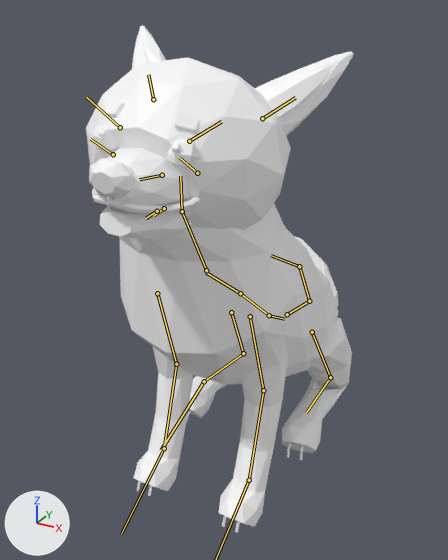
What one commit did to the glTF model cozy_shiba_inu.glb.
One viewpoint serves both versions: a 50 mm camera at (0.51, -0.958, 0.897) aimed at (-0.043, 0.048, 0.394). Every picture has the same lights, and +X, +Y and +Z are marked at lower left. The picture after the commit comes second. Both versions are drawn at frame 12 of the action 'Pet_Head_Bliss'; the numbers are the values there. The bones that change, and the others that lie on the model, are drawn over the model as lines.

The first picture shows 'Shiba_Mesh'.
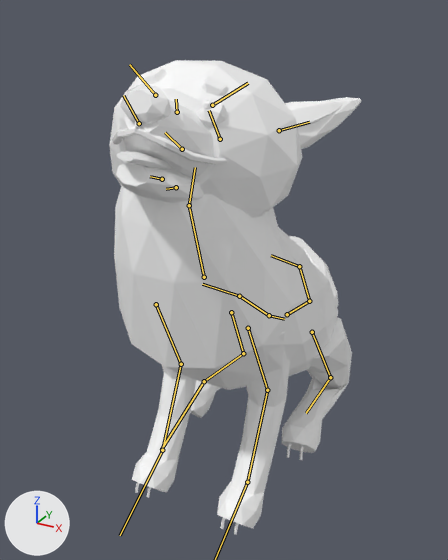
What the commit changed:
Bone 'Spine' (bone_spine) turns from (6, 0, 0) to (8, 0, 0) degrees about its own x, y and z.
Bone 'Chest' (bone_chest) turns from (6, 0, 0) to (10, 0, 0) degrees about its own x, y and z.
Bone 'Leg_Front_Upper.L' (bone_leg_front_upper_l) turns from (38, 0, 1) to (40, 0, 1) degrees about its own x, y and z.
Bone 'Leg_Front_Lower.L' (bone_leg_front_lower_l) turns from (-23, 0, 0) to (-39, 0, 0) degrees about its own x, y and z.
Bone 'Paw_Front.L' (bone_paw_front_l) turns from (12, 0, 0) to (20, 0, 0) degrees about its own x, y and z.
Bone 'Leg_Front_Upper.R' (bone_leg_front_upper_r) turns from (38, 0, -1) to (40, 0, -1) degrees about its own x, y and z.
Bone 'Leg_Front_Lower.R' (bone_leg_front_lower_r) turns from (-23, 0, 0) to (-39, 0, 0) degrees about its own x, y and z.
Bone 'Paw_Front.R' (bone_paw_front_r) turns from (12, 0, 0) to (20, 0, 0) degrees about its own x, y and z.
Bone 'Neck' (bone_neck) moves from (0.0, 0.0, 0.0) to (0.0, 0.008, -0.004).
Bone 'Neck' (bone_neck) turns from (28, 0, 0) to (9, 0, 0) degrees about its own x, y and z.
Bone 'Head' (bone_head) turns from (-13, 1, -6) to (-22, 1, -5) degrees about its own x, y and z.
Bone 'Brow.L' (bone_brow_l) moves from (0.0, 0.0, -0.005) to (0.0, -0.002, 0.006).
Bone 'Brow.R' (bone_brow_r) moves from (0.0, 0.0, -0.005) to (0.0, -0.002, 0.006).
Bone 'Ear.L' (bone_ear_l) turns from (-35, 5, -23) to (-38, 7, -22) degrees about its own x, y and z.
Bone 'Ear.R' (bone_ear_r) turns from (-35, -5, 23) to (-38, -7, 22) degrees about its own x, y and z.
Bone 'Jaw' (bone_jaw) turns from (9, 0, 0) to (17, 0, 0) degrees about its own x, y and z.
Bone 'Tongue' (bone_tongue) moves from (0.0, -0.009, 0.0) to (0.0, 0.016, -0.011).
Bone 'Tongue' (bone_tongue) turns from (0, 0, 0) to (-7, 0, 0) degrees about its own x, y and z.
Bone 'Tongue' (bone_tongue) is rescaled from (1.0, 1.0, 1.0) to (1.14, 1.14, 1.18).
Bone 'Snout' (bone_snout) moves from (0.0, 0.0, 0.0) to (0.0, 0.0, -0.004).
Bone 'Snout' (bone_snout) turns from (0, 0, 0) to (-4, 0, 0) degrees about its own x, y and z.
Bone 'Snout' (bone_snout) is rescaled from (1.0, 1.0, 1.0) to (1.13, 1.0, 1.06).

Boxes [x1, y1, x2, y2] around the edits, measured in the pictures (448 x 560 px):
'Shiba_Mesh', posed (7% shorter)
    before: [86, 25, 353, 533]
    after: [109, 60, 361, 534]
bone 'Spine', root to tip
    before: (269, 315) to (240, 293)
    after: (269, 315) to (239, 296)
bone 'Chest', root to tip
    before: (240, 293) to (206, 272)
    after: (239, 296) to (202, 284)
bone 'Leg_Front_Upper.L', root to tip
    before: (250, 316) to (263, 390)
    after: (248, 328) to (267, 390)
bone 'Leg_Front_Lower.L', root to tip
    before: (263, 390) to (249, 480)
    after: (267, 390) to (247, 482)
bone 'Leg_Front_Upper.R', root to tip
    before: (157, 293) to (176, 364)
    after: (156, 304) to (181, 364)
bone 'Leg_Front_Lower.R', root to tip
    before: (176, 364) to (164, 448)
    after: (181, 364) to (162, 450)
bone 'Paw_Front.R', root to tip
    before: (164, 448) to (121, 533)
    after: (162, 450) to (120, 535)
bone 'Neck', root to tip
    before: (206, 270) to (182, 211)
    after: (204, 277) to (189, 205)
bone 'Head', root to tip
    before: (182, 211) to (180, 176)
    after: (189, 205) to (195, 167)
bone 'Brow.L', root to tip
    before: (189, 141) to (221, 121)
    after: (212, 105) to (248, 83)
bone 'Brow.R', root to tip
    before: (120, 127) to (86, 97)
    after: (155, 95) to (129, 64)
bone 'Ear.L', root to tip
    before: (262, 118) to (295, 97)
    after: (279, 130) to (309, 122)
bone 'Ear.R', root to tip
    before: (153, 99) to (148, 74)
    after: (177, 112) to (176, 99)
bone 'Jaw', root to tip
    before: (164, 208) to (153, 216)
    after: (176, 187) to (166, 189)
bone 'Tongue', root to tip
    before: (157, 211) to (146, 218)
    after: (162, 179) to (150, 176)
bone 'Snout', root to tip
    before: (162, 175) to (139, 179)
    after: (182, 149) to (165, 132)
